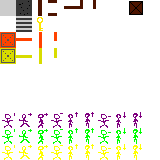
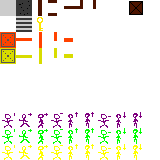
Comparing the layer stacks of the two (160, 160) images. Changes:
painted on "Background" over [64, 38, 73, 58]
